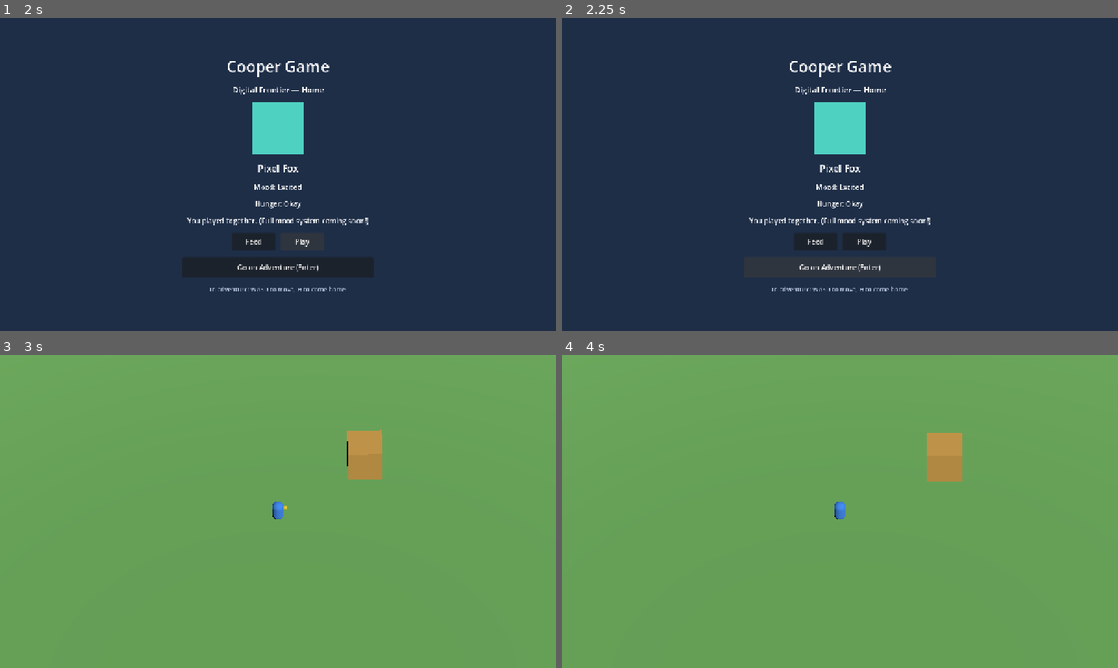
Above: before the commit, frames 1-4 (two rows, left to right).
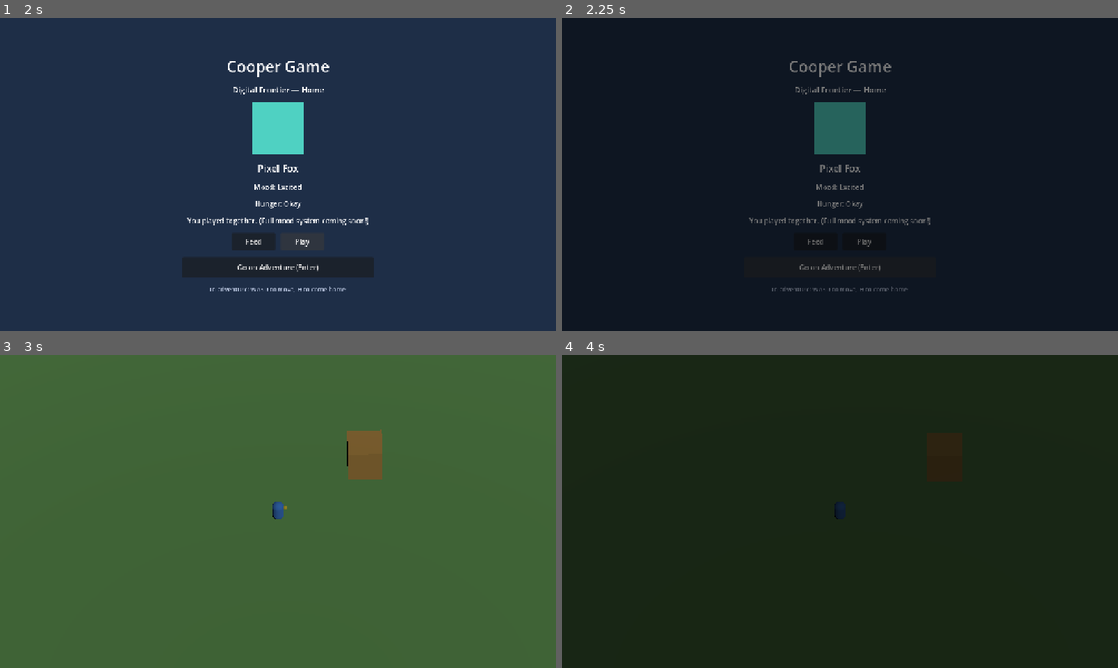
Above: after the commit, the same moments.

Repository: crossleyclark5-beep/a-video-game
Game: Godot game, scene res://scenes/bootstrap/boot.tscn
Same seed, same stepped clock (60 frames per second), same inputs: the game is played once before the commit and once after it.
Inputs:
- Up to frame 1 (2 s): click "Play" at 0.5 s; click "Play" at 1.25 s
- Up to frame 2 (2.25 s): click "Go on Adventure (Enter)" at 2 s
- Up to frame 3 (3 s): tap Enter (go_adventure) at 2.75 s; hold D (move_right) from 2.78 s (still down); tap H (go_home) at 2.85 s
- Up to frame 4 (4 s): tap Space at 3.02 s; release D (move_right) at 3.5 s; click "Go on Adventure (Enter)" at 3.5 s

Frame 1 is identical in both runs. In frame 2, 99% of the frame differs, in the area x 0-100%, y 0-100%; in frame 3, 100%; in frame 4, 100%.

Commit message:
Verify with Godot 4.7.1 and fix boot issues
- Confirmed project imports and boots to Home screen under Godot 4.7.1
- Fix transition overlay so fades are actually visible
- Harden scene path loading and quiet empty data folder scans
- Add Godot .uid files for stable script IDs across machines

Co-authored-by: crossleyclark5-beep <crossleyclark5-beep@users.noreply.github.com>

Diff:
--- a/digital-frontier/resources/definitions/region_data.gd
+++ b/digital-frontier/resources/definitions/region_data.gd
@@ -7,8 +7,8 @@
 
 @export var hex_width: int = 32
 @export var hex_height: int = 32
-@export var hex_size: float = GameConstants.DEFAULT_HEX_SIZE
-@export var hex_orientation: StringName = GameConstants.DEFAULT_HEX_ORIENTATION
+@export var hex_size: float = 1.0
+@export var hex_orientation: StringName = &"pointy"
 
 @export var scene_path: String = ""  ## res://scenes/world/regions/<region>.tscn
 @export var music_track_id: StringName = &""
--- a/digital-frontier/scenes/entities/player/player_controller.gd
+++ b/digital-frontier/scenes/entities/player/player_controller.gd
@@ -36,5 +36,4 @@
 	move_and_slide()
 
 	if InputManager.is_action_just_pressed(&"go_home"):
-		EventBus.scene_transition_started.emit(&"adventure", &"home")
-		SceneManager.change_scene(GameConstants.SCENE_HOME, true)
+		SceneManager.change_scene(String(GameConstants.SCENE_HOME), true)
--- a/digital-frontier/scenes/home/home_companion.gd
+++ b/digital-frontier/scenes/home/home_companion.gd
@@ -25,7 +25,7 @@
 
 
 func _on_adventure_pressed() -> void:
-	SceneManager.change_scene(GameConstants.SCENE_GAME_WORLD, true)
+	SceneManager.change_scene(String(GameConstants.SCENE_GAME_WORLD), true)
 
 
 func _on_feed_pressed() -> void:
--- a/digital-frontier/scenes/main/main.gd
+++ b/digital-frontier/scenes/main/main.gd
@@ -26,4 +26,4 @@
 
 func _start_game() -> void:
 	# Phase 1: start at Home so the companion loop is obvious.
-	await SceneManager.change_scene(GameConstants.SCENE_HOME, false)
+	await SceneManager.change_scene(String(GameConstants.SCENE_HOME), false)
--- a/digital-frontier/scenes/main/main.tscn
+++ b/digital-frontier/scenes/main/main.tscn
@@ -8,13 +8,15 @@
 [node name="SceneContainer" type="Node" parent="."]
 
 [node name="TransitionOverlay" type="ColorRect" parent="."]
+z_index = 100
 anchors_preset = 15
 anchor_right = 1.0
 anchor_bottom = 1.0
 grow_horizontal = 2
 grow_vertical = 2
 mouse_filter = 2
-color = Color(0, 0, 0, 0)
+color = Color(0, 0, 0, 1)
+modulate = Color(1, 1, 1, 0)
 
 [node name="UI" type="Node" parent="."]
 
--- a/digital-frontier/scripts/autoload/resource_registry.gd
+++ b/digital-frontier/scripts/autoload/resource_registry.gd
@@ -29,9 +29,11 @@
 
 
 func _scan_directory(path: String, target: Dictionary) -> void:
+	if not DirAccess.dir_exists_absolute(path):
+		# Optional content folders may be empty at the start of the project.
+		return
 	var dir := DirAccess.open(path)
 	if dir == null:
-		push_warning("ResourceRegistry: cannot open %s" % path)
 		return
 	dir.list_dir_begin()
 	var file_name := dir.get_next()
Not shown, added: digital-frontier/resources/definitions/boss_data.gd.uid
Not shown, added: digital-frontier/resources/definitions/building_data.gd.uid
Not shown, added: digital-frontier/resources/definitions/creature_data.gd.uid
Not shown, added: digital-frontier/resources/definitions/dialogue_data.gd.uid
Not shown, added: digital-frontier/resources/definitions/hex_tile_data.gd.uid
Not shown, added: digital-frontier/resources/definitions/identifiable_resource.gd.uid
Not shown, added: digital-frontier/resources/definitions/item_data.gd.uid
Not shown, added: digital-frontier/resources/definitions/loot_table_data.gd.uid
Not shown, added: digital-frontier/resources/definitions/npc_data.gd.uid
Not shown, added: digital-frontier/resources/definitions/quest_data.gd.uid
Not shown, added: digital-frontier/resources/definitions/region_data.gd.uid
Not shown, added: digital-frontier/resources/definitions/vehicle_data.gd.uid
(and 27 more such lines)
